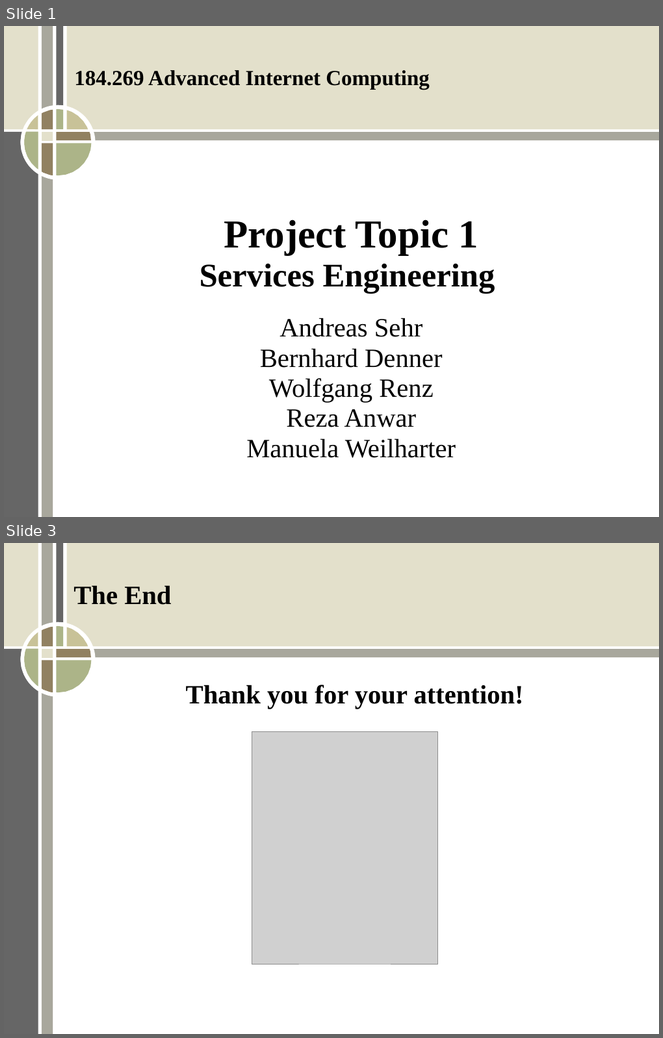
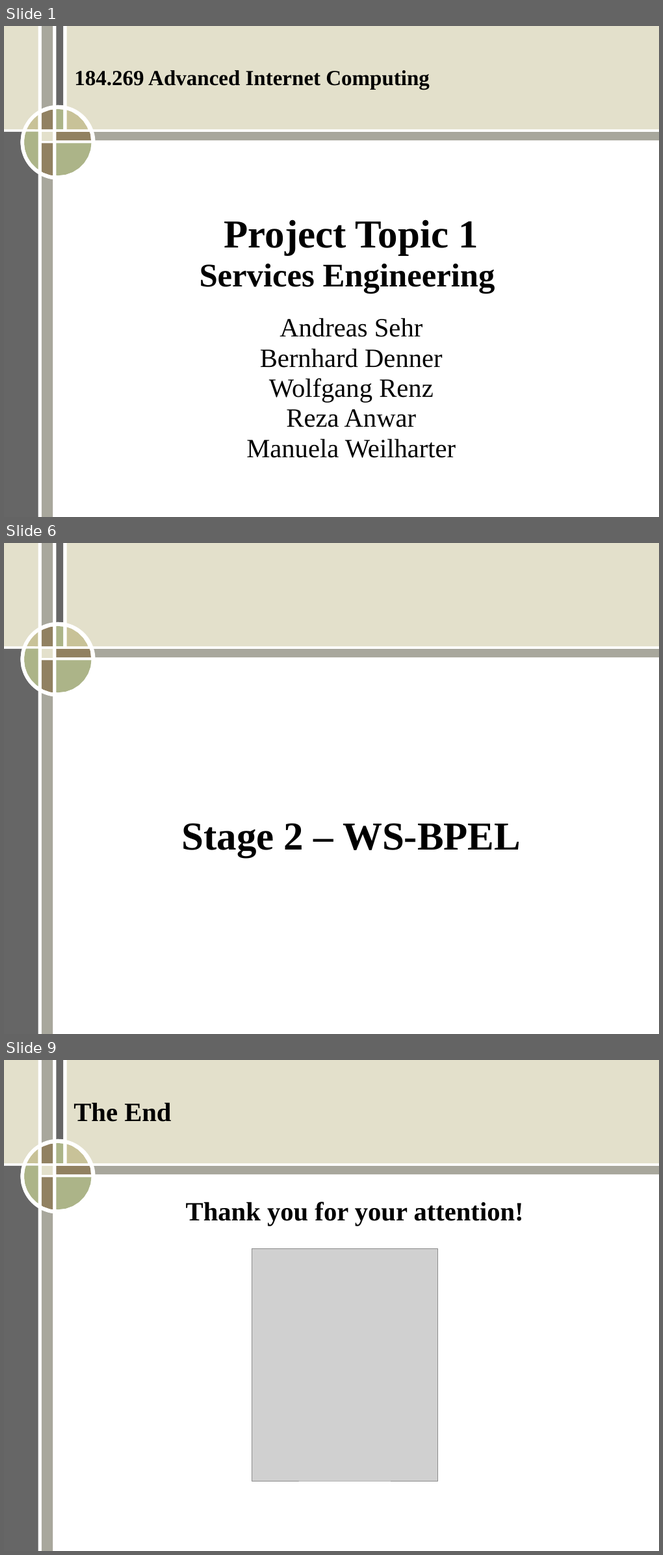
Before and after one commit to ERit/aic_group2_topic1, a slide deck: Stage2.ppt. Shown one above the other, each under a label of ours: slides 1 and 3 before the commit, slides 1, 6 and 9 after it; the slides between them are not shown. The pictures are 663x1038 and 663x1555 pixels, drawn with LibreOffice and Linux fonts; fonts in the diff are those of the drawing; grey boxes stand for pictures. Boxes give left, top, right and bottom in pixels: in the first picture for what was removed or moved away, otherwise in the second. Text is boxed around its words. In the diff, an @@ line names an element or a change of style, - is before the commit and + after.

```diff
--- a/Stage2.ppt
+++ b/Stage2.ppt
@@ slide 6 added at <box>4,543,659,1034</box>, background #FFFFFF; not listed: 17 template elements that a slide beside it also shows @@
@@ text added at <box>181,823,521,858</box>, 48 pt, text #000000, bold @@
+Stage 2 – WS-BPEL
@@ what was slide 3 is now slide 9 @@
```
Also in this commit, not shown: 6 other slides added, 1 slide removed.
